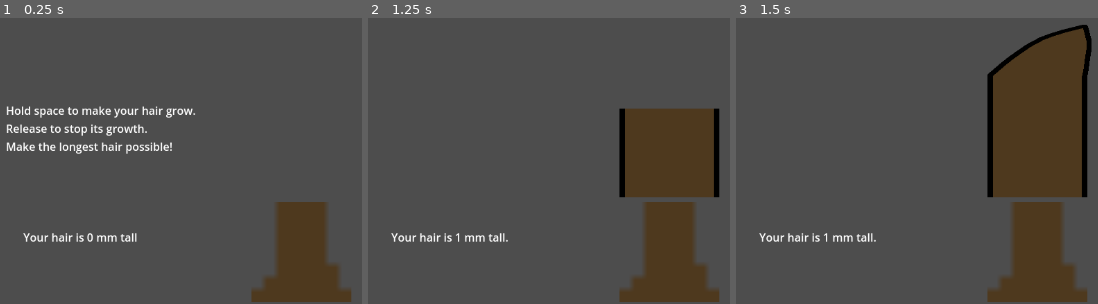
Above: before the commit, frames 1-3 (left to right).
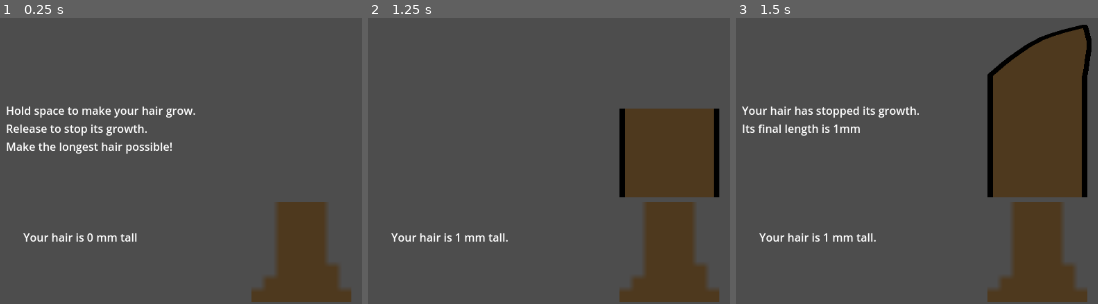
Above: after the commit, the same moments.

Repository: Raphaell-Maiwen/WaitingForYourGrowth
Game: Godot game, scene res://Maing_game.tscn
Same seed, same stepped clock (60 frames per second), same inputs: the game is played once before the commit and once after it.
Inputs:
- Up to frame 1 (0.25 s): no input
- Up to frame 2 (1.25 s): tap Enter at 0.5 s; hold Space (ui_select) from 0.53 s (still down)
- Up to frame 3 (1.5 s): release Space (ui_select) at 1.28 s; tap Space (ui_select) at 1.35 s

Frames 1-2 are identical in both runs. In frame 3, 1.3% of the frame differs, in the area x 1-51%, y 30-42%.

Commit message:
End game message

Diff:
--- a/InputProcessing.gd
+++ b/InputProcessing.gd
@@ -2,6 +2,7 @@
 
 @export var score_label:Node
 @export var instructions_label:Node
+@export var end_message_label:Node
 @export var target_node:Node
 @export var middle_block_tree:PackedScene
 @export var top_block_hair_brown:PackedScene
@@ -12,6 +13,9 @@
 
 # Called every frame. 'delta' is the elapsed time since the previous frame.
 func _process(delta):
+	if(Input.is_action_just_pressed("ui_select")):
+		instructions_label.visible = false
+
 	if(Input.is_action_pressed("ui_select")):
 		timer += delta
 
@@ -25,13 +29,9 @@
 			newInstance.global_position.y = height
 			height -= 127
 
-			##Insert pixel art instantiation
 			##Move camera n shit
 
 		score_label.text = str("Your hair is ", score, " mm tall.")
-
-		if(score >= 1):
-			instructions_label.visible = false
 
 	elif(Input.is_action_just_released("ui_select")):
 		var newInstance = top_block_hair_brown.instantiate()
@@ -39,4 +39,5 @@
 		newInstance.global_position.x = 560
 		newInstance.global_position.y = height
 		set_process(false)
-		print("Game Over")
+		end_message_label.visible = true
+		end_message_label.text = str("Your hair has stopped its growth. \nIts final length is " , score, "mm")
--- a/Maing_game.tscn
+++ b/Maing_game.tscn
@@ -17,6 +17,15 @@
 Release to stop its growth.
 Make the longest hair possible!"
 
+[node name="End_Message" type="Label" parent="."]
+visible = false
+offset_left = 134.0
+offset_top = 358.0
+offset_right = 409.0
+offset_bottom = 436.0
+text = "Your hair has stopped its growth.
+Its final length is "
+
 [node name="Sprite2D" parent="." instance=ExtResource("1_3ftgt")]
 position = Vector2(560, 574)
 scale = Vector2(9, 9)
@@ -28,10 +37,11 @@
 offset_bottom = 567.0
 text = "Your hair is 0 mm tall"
 
-[node name="InputProcessing" type="Node" parent="." node_paths=PackedStringArray("score_label", "instructions_label", "target_node")]
+[node name="InputProcessing" type="Node" parent="." node_paths=PackedStringArray("score_label", "instructions_label", "end_message_label", "target_node")]
 script = ExtResource("1_ip4k8")
 score_label = NodePath("../Score")
 instructions_label = NodePath("../Instructions")
+end_message_label = NodePath("../End_Message")
 target_node = NodePath(".")
 middle_block_tree = ExtResource("3_3j7lx")
 top_block_hair_brown = ExtResource("4_sv2ng")
